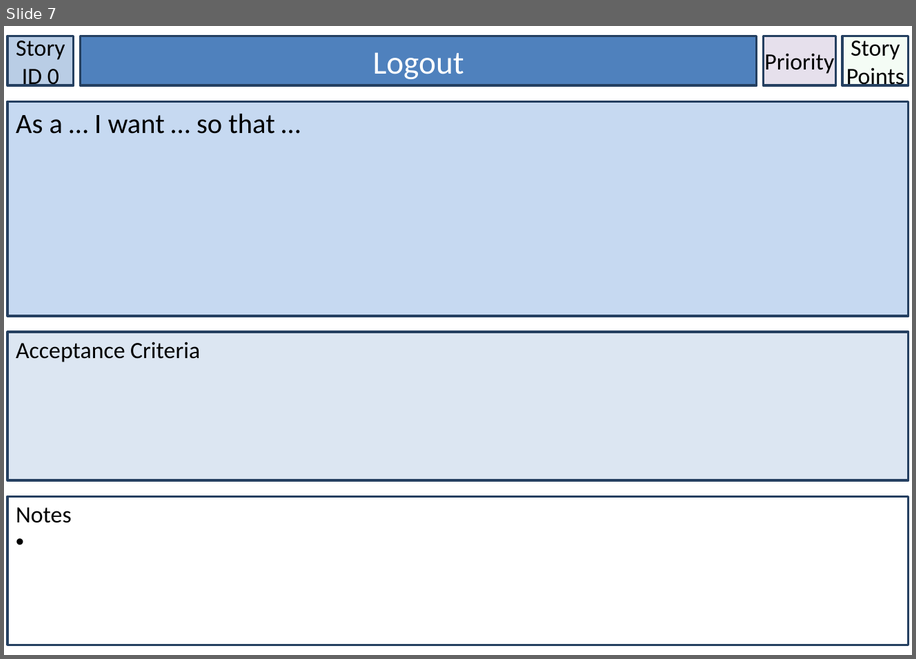
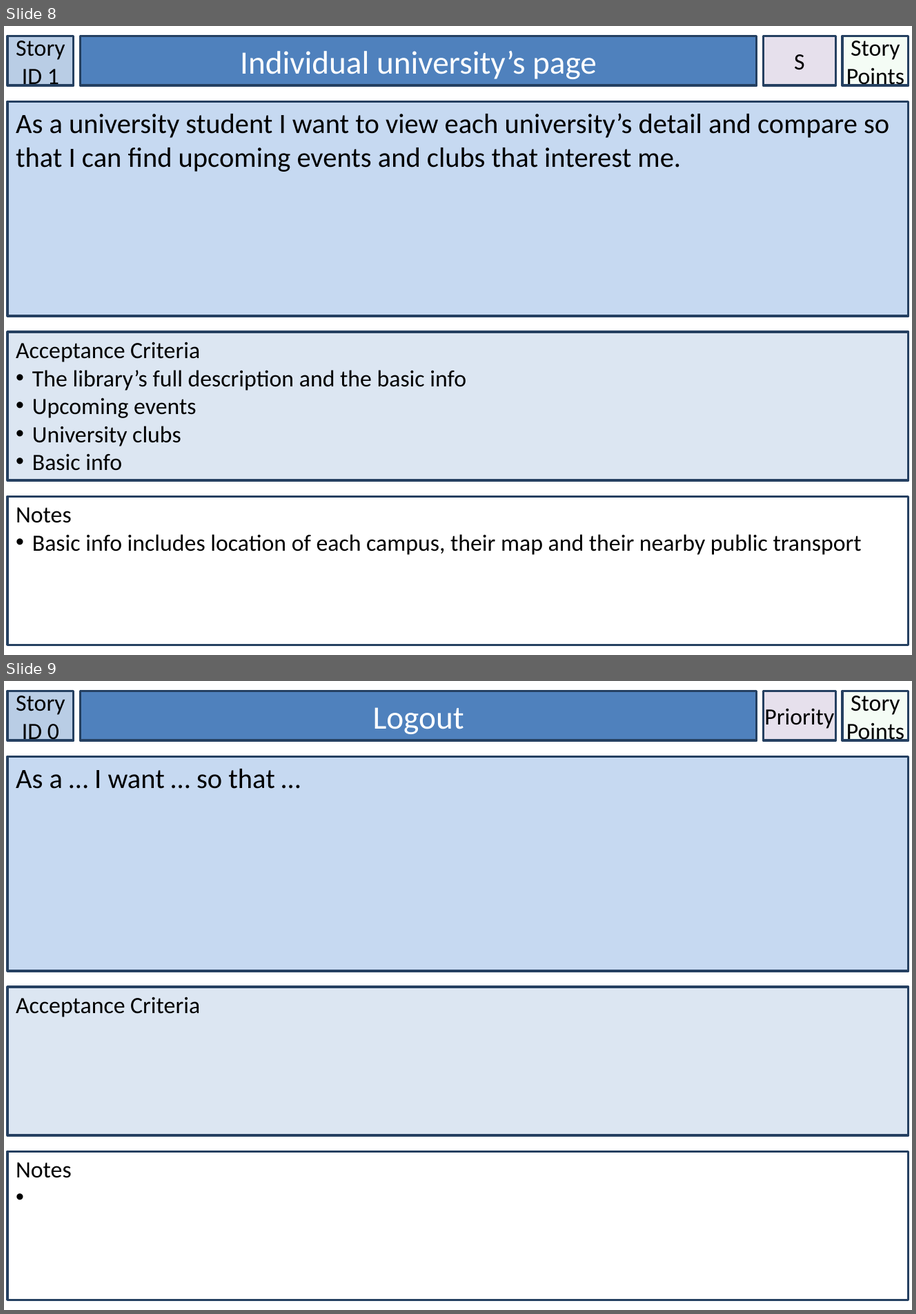
Before and after one commit to douglas-kumar/ifb299, a slide deck: User Stories/Story Cards - Luke.pptx. Shown one above the other, each under a label of ours: slide 7 before the commit, slides 8 and 9 after it. The pictures are 916x659 and 916x1314 pixels, drawn with LibreOffice and Linux fonts; fonts in the diff are those of the drawing. Boxes give left, top, right and bottom in pixels: in the first picture for what was removed or moved away, otherwise in the second. Text is boxed around its words. In the diff, an @@ line names an element or a change of style, - is before the commit and + after.

Commit message:
Updated my story cards

```diff
--- a/User Stories/Story Cards - Luke.pptx
+++ b/User Stories/Story Cards - Luke.pptx
@@ slide 8 added at (4,26,912,655), background #FFFFFF @@
@@ rectangle added at (7,36,74,85), fill #B9CDE5, outline #254061 2 pt, 20 pt, text #000000 @@
+Story ID 1
@@ rectangle added at (81,36,757,85), fill #4F81BD, outline #254061 2 pt, 28 pt, text #FFFFFF @@
+Individual university’s page
@@ rectangle added at (764,36,837,85), fill #E6E0EC, outline #254061 2 pt, 20 pt, text #000000 @@
+S
@@ rectangle added at (842,36,909,85), fill #CCF0CD at 20% opacity, outline #254061 2 pt, 20 pt, text #000000 @@
+Story Points
@@ rectangle added at (7,101,909,316), fill #C6D9F1, outline #254061 2 pt, 24 pt, text #000000 @@
+As a university student I want to view each university’s detail and compare so that I can find upcoming events and clubs that interest me.
@@ rectangle added at (7,332,909,481), fill #DCE6F2, outline #254061 2 pt, 20 pt, text #000000 @@
+Acceptance Criteria
+• The library’s full description and the basic info
+• Upcoming events
+• University clubs
+• Basic info
@@ rectangle added at (7,497,909,645), fill #FFFFFF, outline #254061 2 pt, 20 pt, text #000000 @@
+Notes
+• Basic info includes location of each campus, their map and their nearby public transport
@@ what was slide 7 is now slide 9 @@
```
Also in this commit, not shown: 6 slides changed, 1 other slide added.
